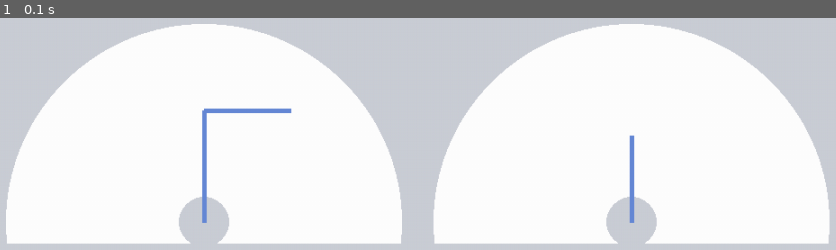
Above: before the commit, frame 1.
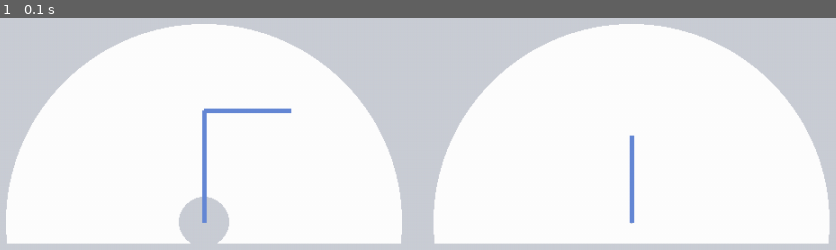
Above: after the commit, the same moment.

Repository: abackes19/ink
Game: pygame game, started from pygame-ik4.py
Two runs of this game, one before a commit and one after it. Both use one fixed random seed, a clock stepped at 60 frames per second and the inputs below.
Inputs:
- Up to frame 1 (0.1 s): no input

The runs differ from the first frame. In frame 1, 0.9% of the frame differs, in the area x 72-79%, y 77-98%.

Commit message:
Update pygame-ik4.py

Diff:
--- a/pygame-ik4.py
+++ b/pygame-ik4.py
@@ -134,7 +134,7 @@
     pygame.draw.circle(screen, grey, (originx, originy), (d_one - d_two), 0)
     # topview
     pygame.draw.circle(screen, white, (toriginz, toriginx), (d_one + d_two), 0)
-    pygame.draw.circle(screen, grey, (toriginz, toriginx), (d_one - d_two), 0)
+    pygame.draw.circle(screen, grey, (toriginz, toriginx), (2), 0)
     pygame.draw.rect(screen, grey, [0, (originy + 24), display_width, display_width])
 
 #please work rectangle
